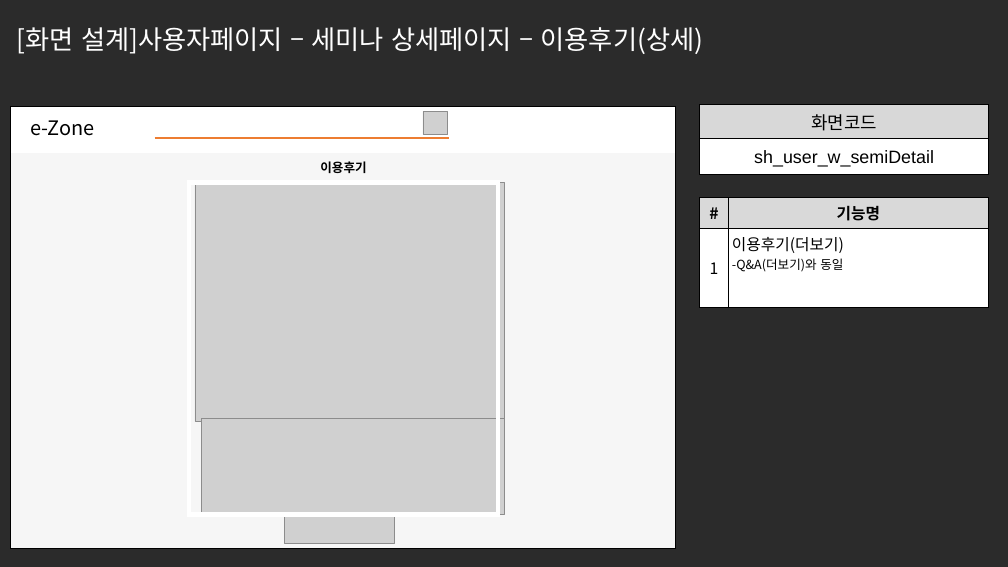
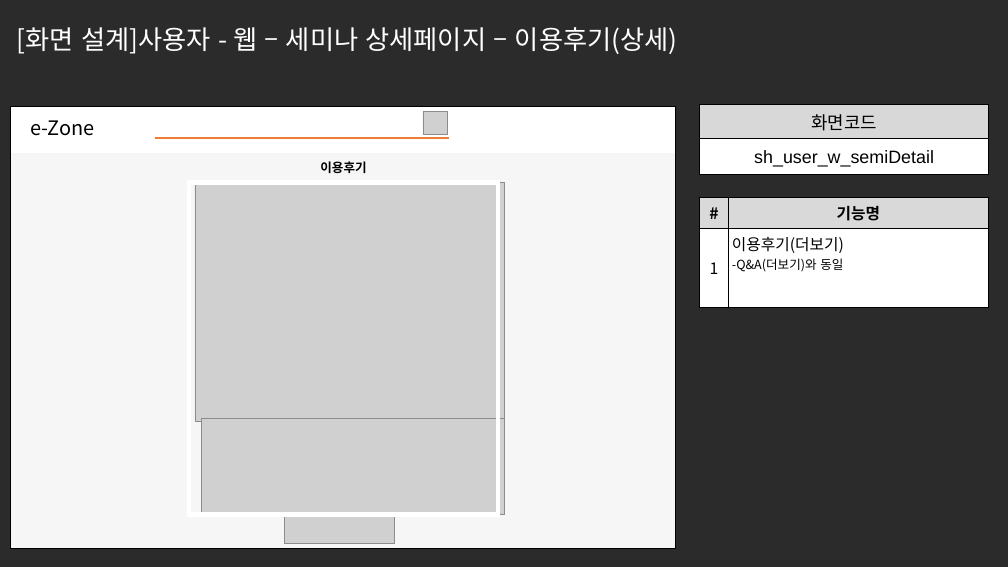
Before and after one commit to ezenteam2/e-Zone, a slide deck: slide 9 of 0 발표용 파워포인트/project05 - 파워포인트 종합 - 서희.pptx. Drawn at 1008x567 pixels with LibreOffice and Linux fonts; fonts in the diff are those of the drawing; grey boxes stand for pictures; background and template pictures are left out; a plain dark background stands for a picture behind light text. Boxes give left, top, right and bottom in pixels: in the first picture for what was removed or moved away, otherwise in the second. Text is boxed around its words. In the diff, an @@ line names an element or a change of style, - is before the commit and + after.

```diff
--- a/0 발표용 파워포인트/project05 - 파워포인트 종합 - 서희.pptx
+++ b/0 발표용 파워포인트/project05 - 파워포인트 종합 - 서희.pptx
@@ text at <box>17,27,677,54</box>: text changed @@
-[화면 설계]사용자페이지 – 세미나 상세페이지 – 이용후기(상세)
+[화면 설계]사용자 - 웹 – 세미나 상세페이지 – 이용후기(상세)
```
Also in this commit, not shown: 28 other slides changed.
